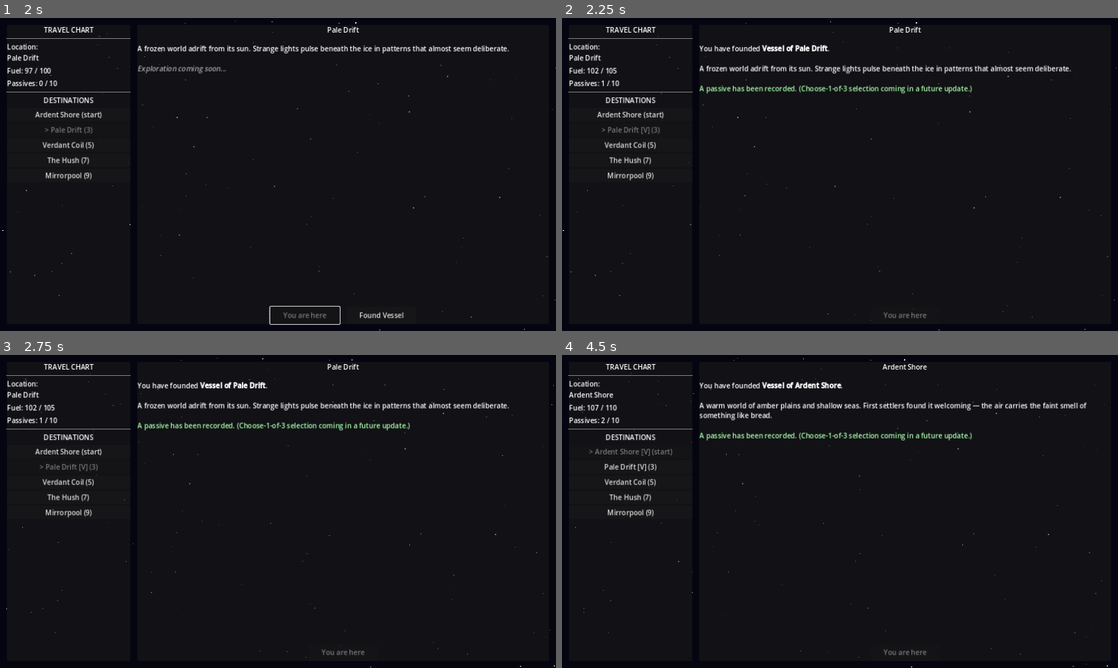
Above: before the commit, frames 1-4 (two rows, left to right).
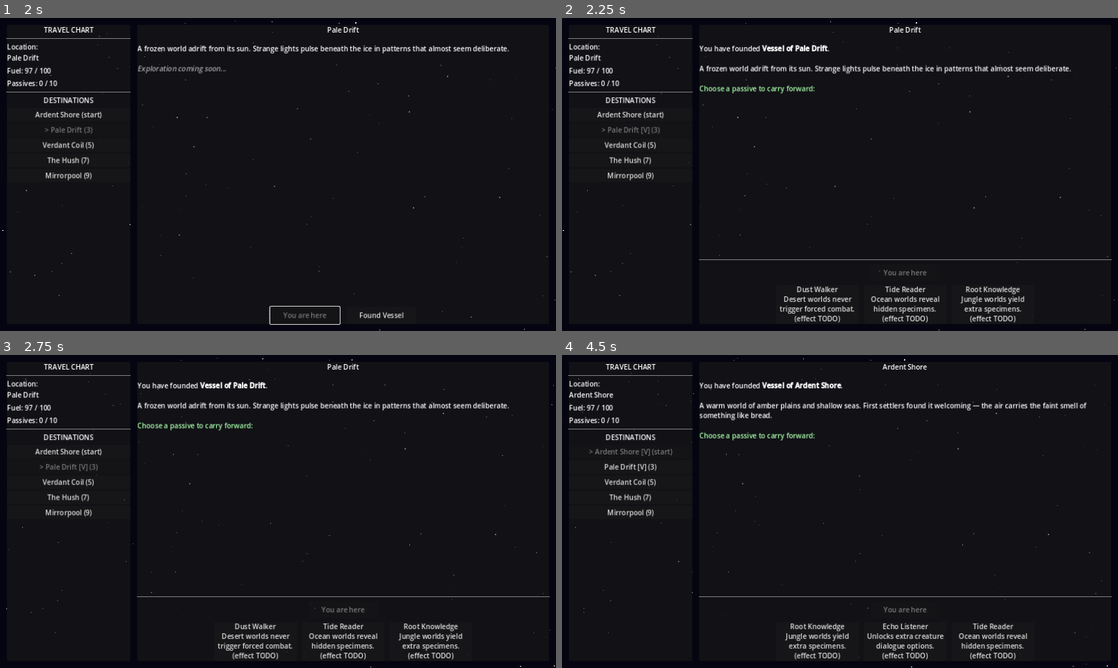
Above: after the commit, the same moments.

Repository: ColdTie/Metanoia-Vessel-2D
Game: Godot game, scene res://scenes/travel/travel_screen.tscn
Same seed, same stepped clock (60 frames per second), same inputs: the game is played once before the commit and once after it.
Inputs:
- Up to frame 1 (2 s): click "Pale Drift (3)" at 0.5 s; click "Depart (3 fuel)" at 1.25 s
- Up to frame 2 (2.25 s): click "Found Vessel" at 2 s
- Up to frame 3 (2.75 s): no input
- Up to frame 4 (4.5 s): click "Ardent Shore (start)" at 2.75 s; click "Depart (0 fuel)" at 3.5 s; click "Found Vessel" at 4.25 s

Frame 1 is identical in both runs. In frame 2, 2.4% of the frame differs, in the area x 4-99%, y 15-98%; in frame 3, 2.4%; in frame 4, 2.4%.

Commit message:
Add choose-1-of-3 passive reward on settling
Six-passive roster in GameState, inline choice buttons on the travel
screen, frost_hardened travel discount, and max_fuel persisted in save.

Co-Authored-By: Claude Sonnet 5.5 <noreply@anthropic.com>
Claude-Session: https://claude.ai/code/session_01N5f4aPiLe5meNB3JQpzn6X

Diff:
--- a/scripts/autoloads/game_state.gd
+++ b/scripts/autoloads/game_state.gd
@@ -15,6 +15,16 @@
 # World catalog — initialized in _ready(); mutated when worlds are settled.
 # Each entry: {id, name, type, description, settled, vessel_name, distance, specimens}
 var world_catalog: Array = []
+
+# Passive roster (6 of 10 defined; see design/systems.md). Drawn 3 at a time on settling.
+const PASSIVE_ROSTER: Array = [
+	{"id": "founding_bonus", "name": "Founding Bonus", "desc": "+5 max fuel."},
+	{"id": "root_knowledge", "name": "Root Knowledge", "desc": "Jungle worlds yield extra specimens. (effect TODO)"},
+	{"id": "echo_listener", "name": "Echo Listener", "desc": "Unlocks extra creature dialogue options. (effect TODO)"},
+	{"id": "frost_hardened", "name": "Frost Hardened", "desc": "Ice-world travel costs 1 less fuel."},
+	{"id": "tide_reader", "name": "Tide Reader", "desc": "Ocean worlds reveal hidden specimens. (effect TODO)"},
+	{"id": "dust_walker", "name": "Dust Walker", "desc": "Desert worlds never trigger forced combat. (effect TODO)"},
+]
 
 signal world_changed(new_world: String)
 signal passive_gained(passive: Dictionary)
@@ -98,11 +108,51 @@
 	return get_world_by_name(current_world)
 
 
+# Fuel cost to reach a world, after passive modifiers.
+func get_travel_cost(world: Dictionary) -> int:
+	var cost: int = world.get("distance", 0)
+	if cost > 0 and world.get("type", "") == "ice" and has_passive("frost_hardened"):
+		cost -= 1
+	return cost
+
+
+func has_passive(passive_id: String) -> bool:
+	for p in passives:
+		if p.get("id", "") == passive_id:
+			return true
+	return false
+
+
+# Up to `count` random roster passives the player doesn't own yet.
+func draw_passive_choices(count: int = 3) -> Array:
+	var pool: Array = []
+	for p in PASSIVE_ROSTER:
+		if not has_passive(p["id"]):
+			pool.append(p)
+	pool.shuffle()
+	return pool.slice(0, count)
+
+
+# Add a chosen roster passive and apply its immediate effect.
+func grant_passive(passive: Dictionary, source: String) -> void:
+	if has_passive(passive["id"]):
+		return
+	if passive["id"] == "founding_bonus":
+		max_fuel += 5
+		refuel(5)
+	add_passive({
+		"id": passive["id"],
+		"name": passive["name"],
+		"desc": passive["desc"],
+		"source": source,
+	})
+
+
 func travel_to_world(world_id: String) -> bool:
 	var world := get_world_by_id(world_id)
 	if world.is_empty():
 		return false
-	var cost: int = world.get("distance", 0)
+	var cost := get_travel_cost(world)
 	if fuel < cost:
 		return false
 	fuel -= cost
--- a/scripts/autoloads/save_load.gd
+++ b/scripts/autoloads/save_load.gd
@@ -41,6 +41,7 @@
 	GameState.specimens = data.get("specimens", [])
 	GameState.credits = data.get("credits", 0)
 	GameState.fuel = data.get("fuel", 100)
+	GameState.max_fuel = data.get("max_fuel", 100)
 	_restore_settled_worlds(data.get("settled_worlds", []))
 	return true
 
--- a/scripts/travel/travel_screen.gd
+++ b/scripts/travel/travel_screen.gd
@@ -20,6 +20,7 @@
 var _world_desc_label: RichTextLabel
 var _depart_button: Button
 var _settle_button: Button
+var _choice_row: HBoxContainer   # choose-1-of-3 passive buttons, shown after founding
 
 var _selected_world_id: String = ""
 
@@ -200,6 +201,12 @@
 	_settle_button.pressed.connect(_on_settle_pressed)
 	btn_row.add_child(_settle_button)
 
+	_choice_row = HBoxContainer.new()
+	_choice_row.alignment = BoxContainer.ALIGNMENT_CENTER
+	_choice_row.add_theme_constant_override("separation", 12)
+	_choice_row.visible = false
+	vbox.add_child(_choice_row)
+
 
 func _make_label(text: String) -> Label:
 	var lbl := Label.new()
@@ -224,7 +231,7 @@
 	for world in GameState.world_catalog:
 		var btn := Button.new()
 		var settled_tag: String = " [V]" if world.get("settled", false) else ""
-		var dist: int = world.get("distance", 0)
+		var dist: int = GameState.get_travel_cost(world)
 		var cost_tag: String = " (%d)" % dist if dist > 0 else " (start)"
 		var is_current: bool = world["name"] == GameState.current_world
 		btn.text = ("> " if is_current else "") + world["name"] + settled_tag + cost_tag
@@ -244,7 +251,7 @@
 	_world_name_label.text = world["name"]
 	_world_desc_label.text = world.get("description", "")
 
-	var cost: int = world.get("distance", 0)
+	var cost: int = GameState.get_travel_cost(world)
 	var is_current: bool = world["name"] == GameState.current_world
 	var can_afford: bool = GameState.fuel >= cost
 
@@ -290,26 +297,41 @@
 	world["settled"] = true
 	world["vessel_name"] = "Vessel of " + world["name"]
 
-	# Grant the founding passive (choose-1-of-3 UI is TODO)
-	GameState.add_passive({
-		"id": "founding_bonus",
-		"name": "Founding Bonus",
-		"desc": "The act of founding grants clarity. +5 max fuel.",
-		"source": world["name"],
-	})
-	GameState.max_fuel += 5
-	GameState.refuel(5)
-
 	_settle_button.visible = false
 	_populate_destinations()
 	_refresh_status()
+	SaveLoad.save_game()
 
 	_world_desc_label.text = \
 		"You have founded [b]" + world["vessel_name"] + "[/b].\n\n" \
 		+ world.get("description", "") \
-		+ "\n\n[color=#aaffaa]A passive has been recorded. " \
-		+ "(Choose-1-of-3 selection coming in a future update.)[/color]"
-
+		+ "\n\n[color=#aaffaa]Choose a passive to carry forward:[/color]"
+	_show_passive_choices(world["name"])
+
+
+func _show_passive_choices(source: String) -> void:
+	for child in _choice_row.get_children():
+		child.queue_free()
+	var choices := GameState.draw_passive_choices(3)
+	if choices.is_empty():
+		_choice_row.visible = false
+		return
+	for choice in choices:
+		var btn := Button.new()
+		btn.text = choice["name"] + "\n" + choice["desc"]
+		btn.autowrap_mode = TextServer.AUTOWRAP_WORD_SMART
+		btn.custom_minimum_size = Vector2(190.0, 90.0)
+		btn.pressed.connect(func(): _on_passive_chosen(choice, source))
+		_choice_row.add_child(btn)
+	_choice_row.visible = true
+
+
+func _on_passive_chosen(choice: Dictionary, source: String) -> void:
+	GameState.grant_passive(choice, source)
+	_choice_row.visible = false
+	_populate_destinations()
+	_refresh_status()
+	_world_desc_label.text = "Passive gained: [b]%s[/b] — %s" % [choice["name"], choice["desc"]]
 	SaveLoad.save_game()
 
 
Not shown, changed: design/content-log.md
Not shown, changed: design/systems.md
